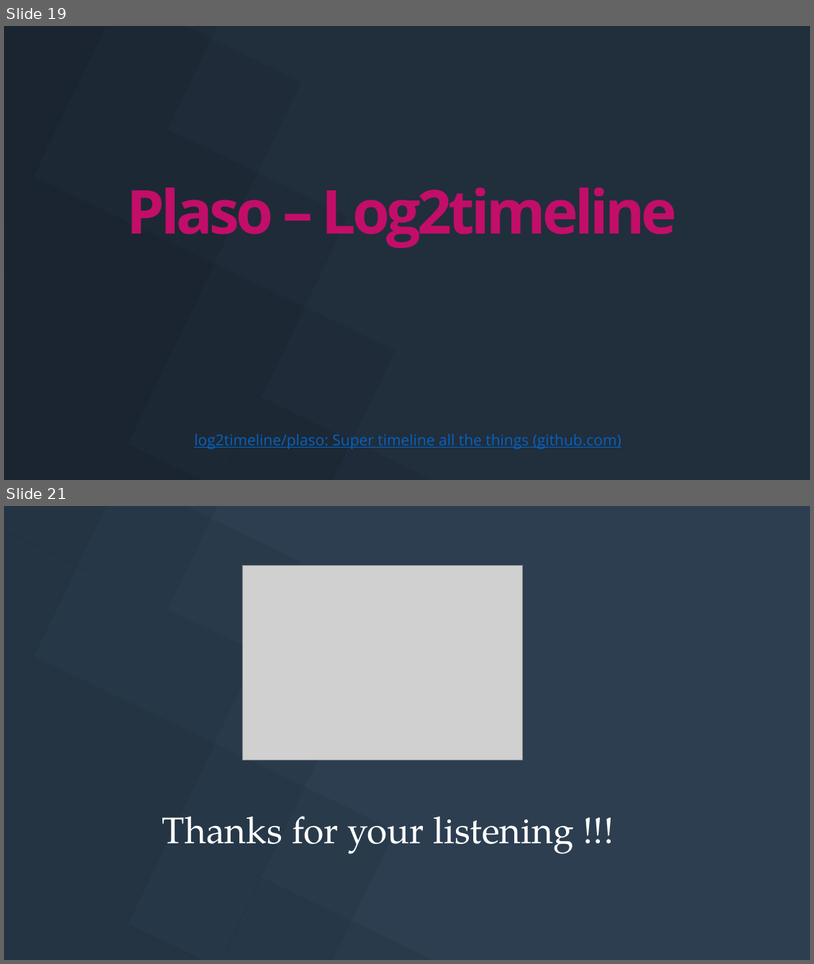
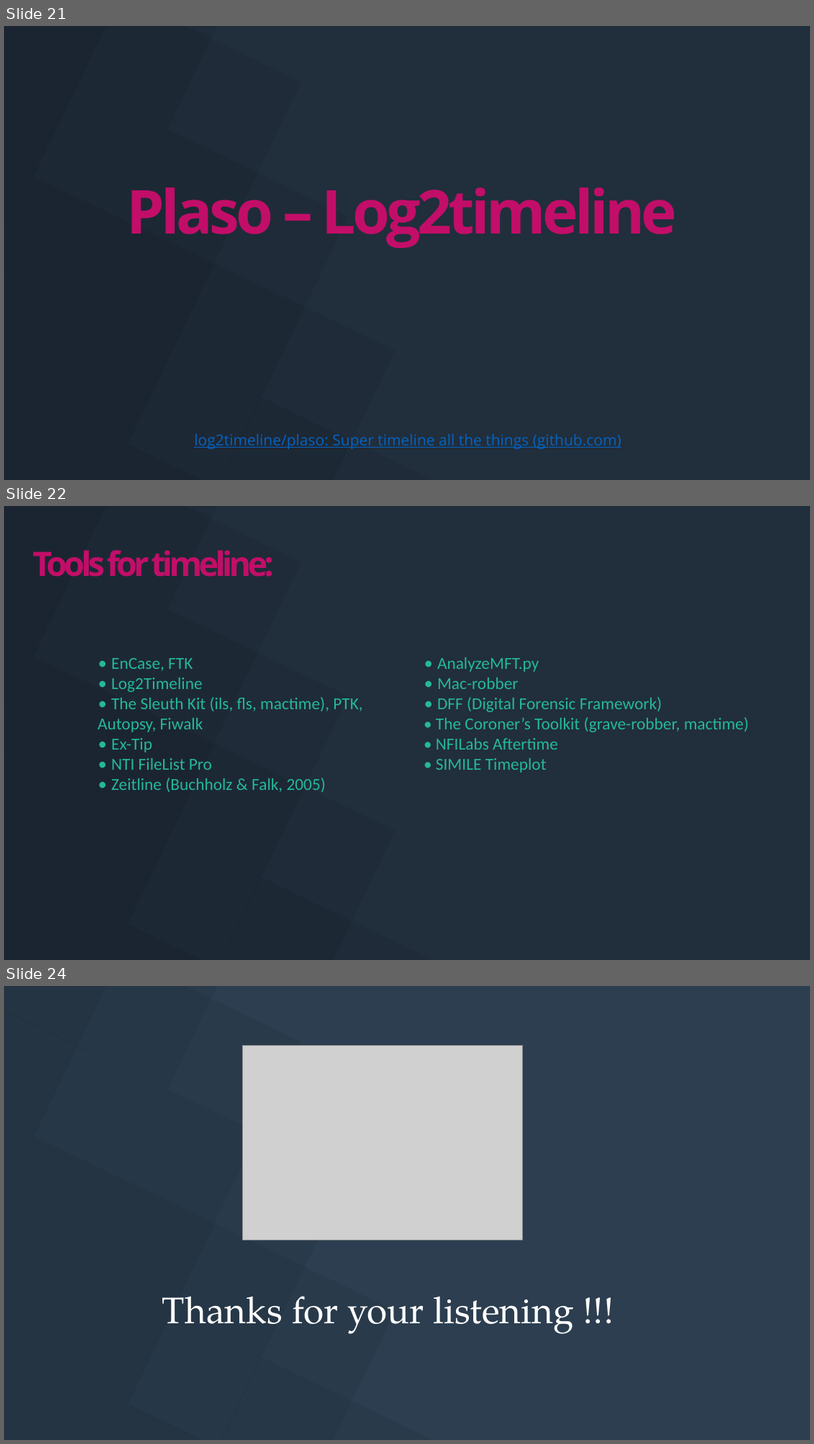
Before and after one commit to khangtictoc/NT334.M21.ANTN-Digital-Forensic, a slide deck: Seminar/Report/Final_Report.pptx. Shown one above the other, each under a label of ours: slides 19 and 21 before the commit, slides 21, 22 and 24 after it; the slides between them are not shown. The pictures are 814x964 and 814x1444 pixels, drawn with LibreOffice and Linux fonts; fonts in the diff are those of the drawing; grey boxes stand for pictures. Boxes give left, top, right and bottom in pixels: in the first picture for what was removed or moved away, otherwise in the second. Text is boxed around its words. In the diff, an @@ line names an element or a change of style, - is before the commit and + after.

```diff
--- a/Seminar/Report/Final_Report.pptx
+++ b/Seminar/Report/Final_Report.pptx
@@ slide 22 added at [4,506,810,960], background #212E3C; not listed: 18 template elements that a slide beside it also shows @@
@@ text added at [33,550,273,577], 40 pt, text #C20E68, bold @@
+Tools for timeline:
@@ text added at [98,657,749,792], 20 pt, text #25B89A @@
+• EnCase, FTK
+• Log2Timeline
+• The Sleuth Kit (ils, fls, mactime), PTK, Autopsy, Fiwalk
+• Ex-Tip
+• NTI FileList Pro
+• Zeitline (Buchholz & Falk, 2005)
+• AnalyzeMFT.py
+• Mac-robber
+• DFF (Digital Forensic Framework)
+• The Coroner’s Toolkit (grave-robber, mactime)
+• NFILabs Aftertime
+• SIMILE Timeplot
@@ what was slide 19 is now slide 21 @@
@@ what was slide 21 is now slide 24 @@
```
Also in this commit, not shown: 3 slides changed, 3 other slides added, 1 slide removed, 15 other files.
